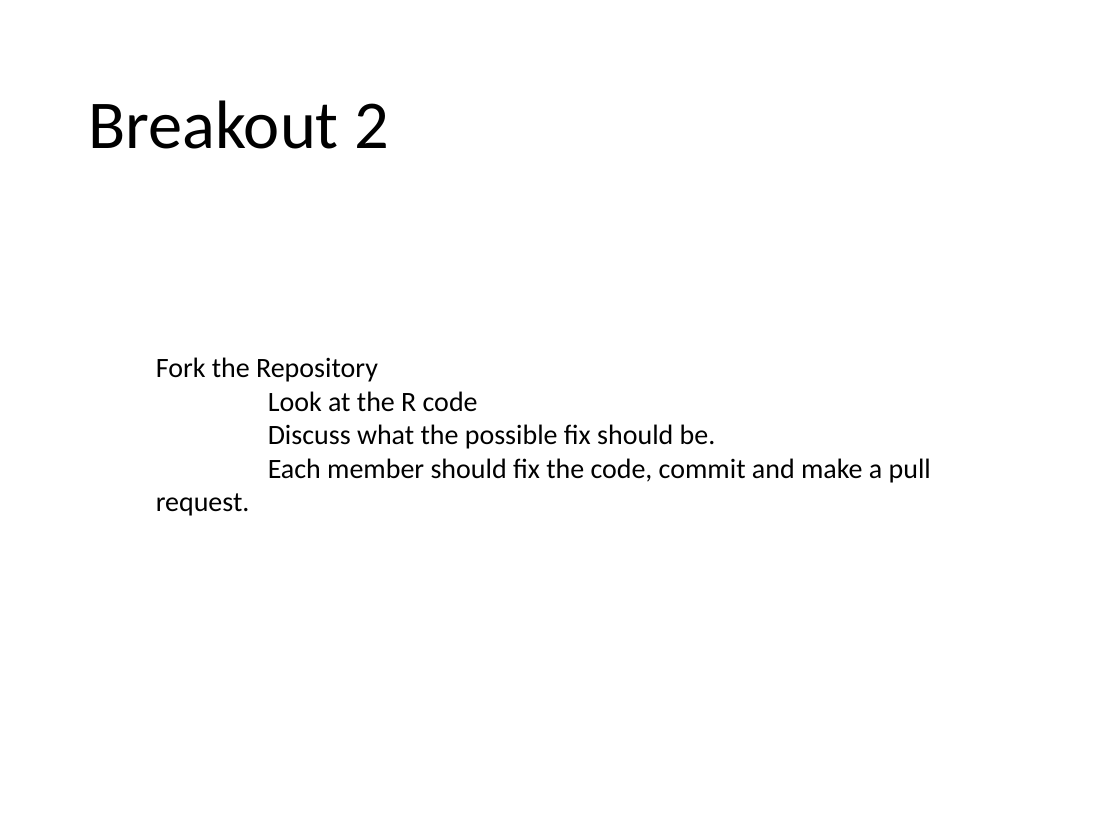
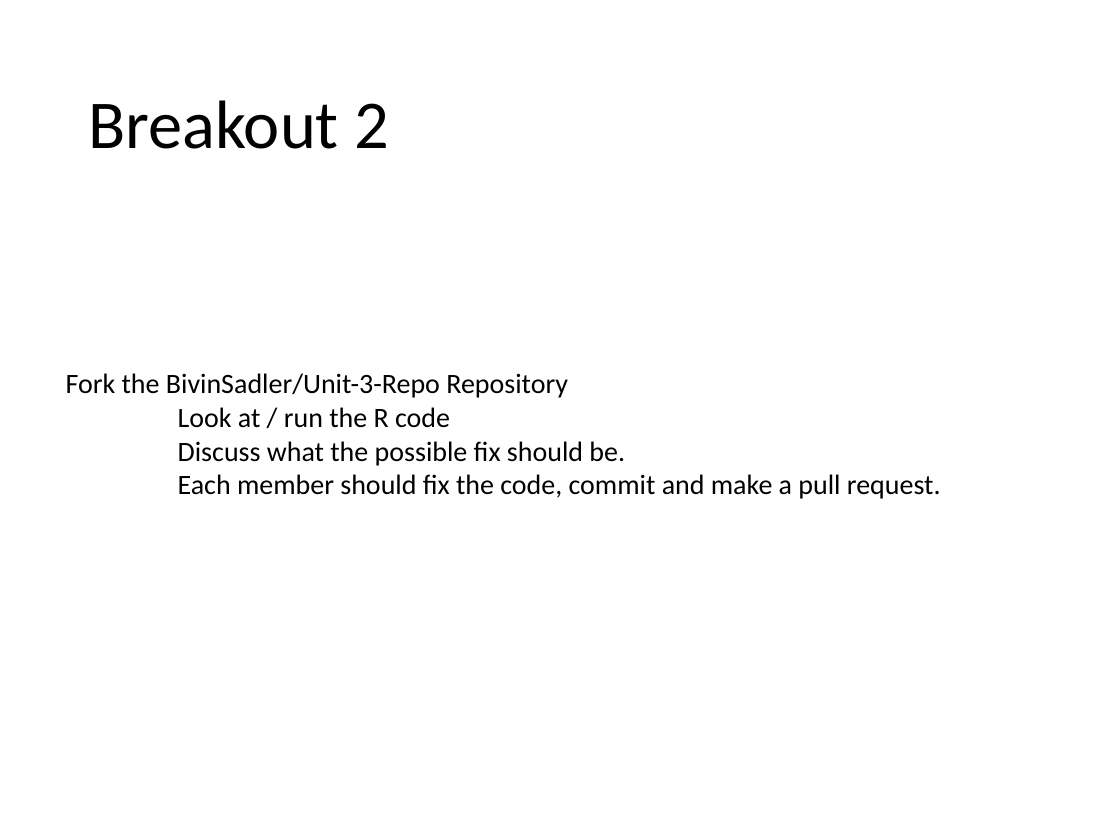
Before and after one commit to sgarciadealford/UNIT-3-Repo, a slide deck: slide 3 of Breakout Unit 3.pptx. Drawn at 1120x840 pixels with LibreOffice and Linux fonts; fonts in the diff are those of the drawing. Boxes give left, top, right and bottom in pixels: in the first picture for what was removed or moved away, otherwise in the second. Text is boxed around its words. In the diff, an @@ line names an element or a change of style, - is before the commit and + after.

```diff
--- a/Breakout Unit 3.pptx
+++ b/Breakout Unit 3.pptx
@@ text "Fork the BivinSadler/Unit-3-Repo Repository": place and size @@
-text "Fork the BivinSadler/Unit-3-Repo Repository" at box(156, 357, 931, 516)
+text "Fork the BivinSadler/Unit-3-Repo Repository" at box(66, 373, 941, 499)
@@ text at box(66, 373, 568, 428): text changed @@
-Fork the Repository
-Look at the R code
+Fork the BivinSadler/Unit-3-Repo Repository
+Look at / run the R code
```
Also in this commit, not shown: 1 other slide changed.
